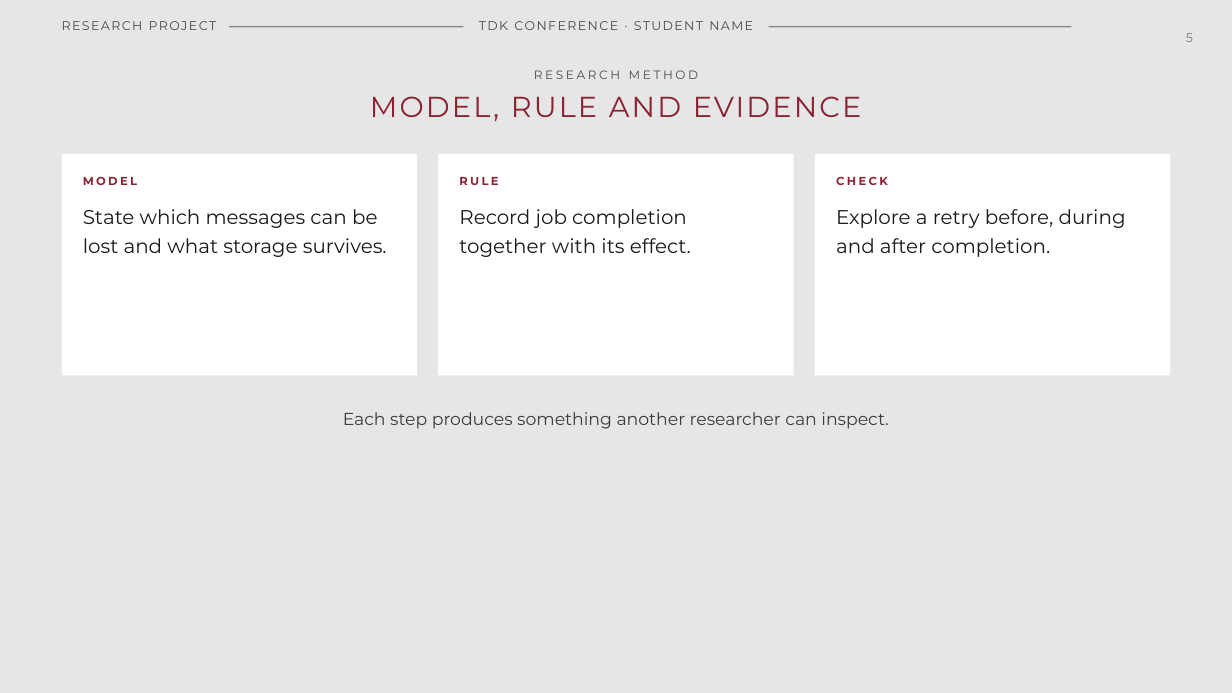
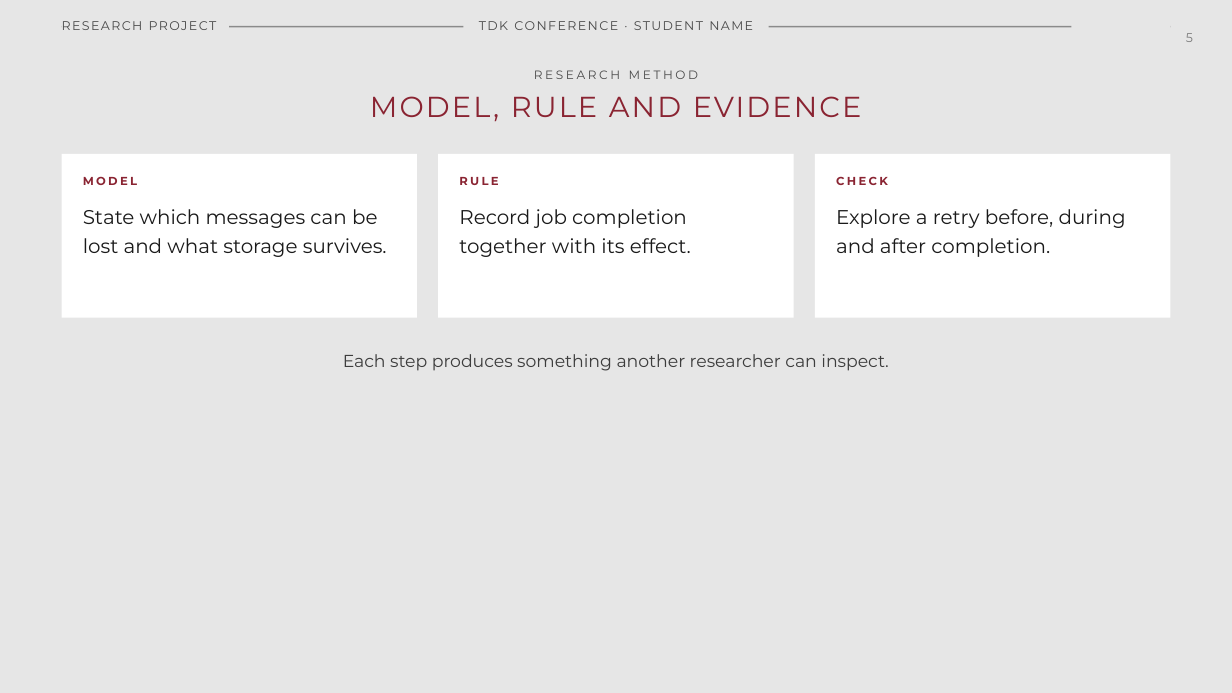
Before and after one commit to ftsrg-bclab-tdk/TDK-template, a slide deck: slide 5 of presentation/powerpoint/templates/ftsrg-current.potx. Drawn at 1232x693 pixels with LibreOffice and Linux fonts; fonts in the diff are those of the drawing; background and template pictures are left out. Boxes give left, top, right and bottom in pixels: in the first picture for what was removed or moved away, otherwise in the second. Text is boxed around its words. In the diff, an @@ line names an element or a change of style, - is before the commit and + after.

Commit message:
Fix cover titles and refine PowerPoint layouts
Make the BPM title treatment survive normal-case edits and give longer research titles a dedicated layout. Separate the portrait cover from the default cover, prevent title/subtitle overlap, and tighten supporting slide compositions.

```diff
--- a/presentation/powerpoint/templates/ftsrg-current.potx
+++ b/presentation/powerpoint/templates/ftsrg-current.potx
@@ rectangle: place and size @@
-rectangle at (62, 154, 418, 376)
+rectangle at (62, 154, 418, 318)
@@ rectangle: place and size @@
-rectangle at (438, 154, 794, 376)
+rectangle at (438, 154, 794, 318)
@@ rectangle: place and size @@
-rectangle at (815, 154, 1171, 376)
+rectangle at (815, 154, 1171, 318)
@@ text "Each step produces something another ...": place and size @@
-text "Each step produces something another ..." at (343, 412, 888, 429)
+text "Each step produces something another ..." at (343, 354, 888, 371)
```
Also in this commit, not shown: 5 other slides changed, 2 slides added, 7 other files.
